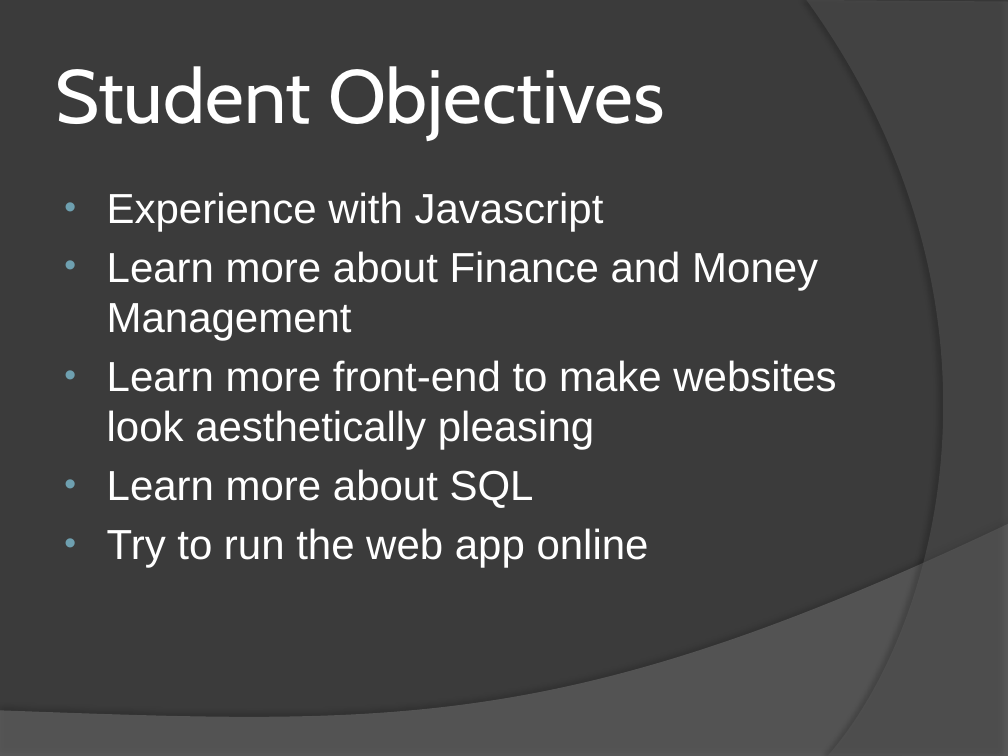
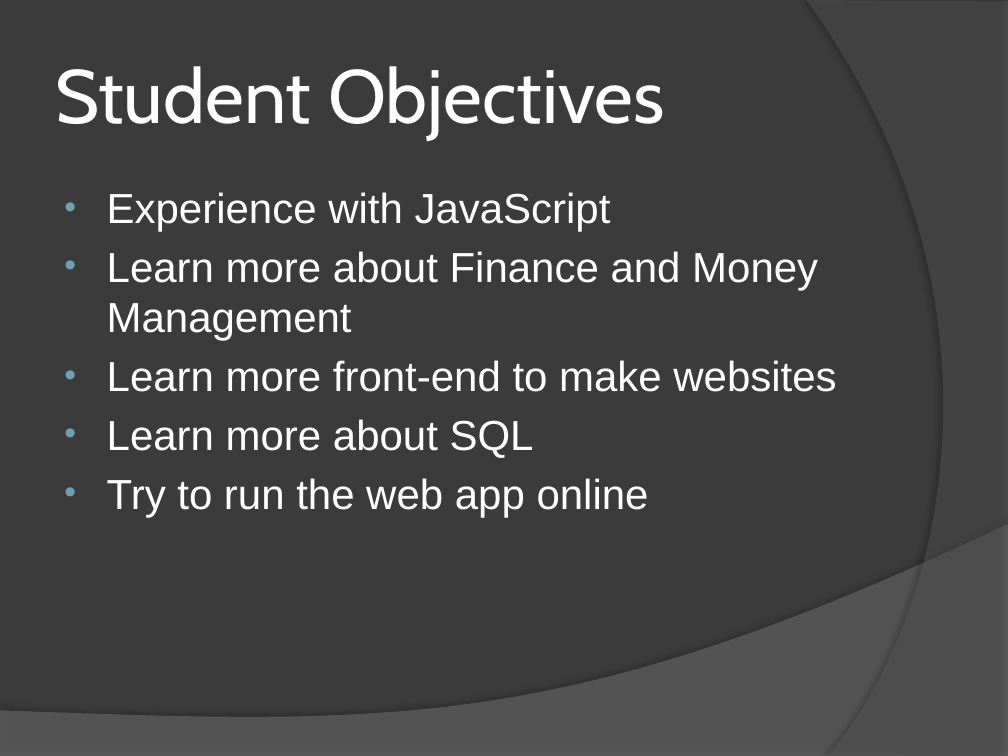
Before and after one commit to JackD27/CapstoneProject, a slide deck: slide 3 of FinalMoneypadPowerpoint.pptx. Drawn at 1008x756 pixels with LibreOffice and Linux fonts; fonts in the diff are those of the drawing. Boxes give left, top, right and bottom in pixels: in the first picture for what was removed or moved away, otherwise in the second. Text is boxed around its words. In the diff, an @@ line names an element or a change of style, - is before the commit and + after.

```diff
--- a/FinalMoneypadPowerpoint.pptx
+++ b/FinalMoneypadPowerpoint.pptx
@@ text at (107,192,611,231): text changed @@
-• Experience with Javascript
+• Experience with JavaScript
@@ text at (107,360,836,392): text changed @@
-• Learn more front-end to make websites look aesthetically pleasing
+• Learn more front-end to make websites
```
Also in this commit, not shown: 4 other slides changed, 1 slide added, 1 slide removed.
